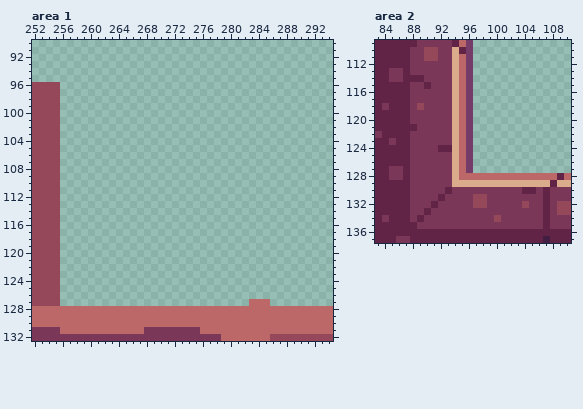
Two states of a pixel-art file, assets/gfx/world/World Tileset.aseprite. The picture above is the old version.
640x360 pixels, 1 frame. Shown: area 1: x 252..294, y 90..132; area 2: x 83..110, y 109..137. The commit also changed other parts of the picture, which this record leaves out.
The same view after the edit:
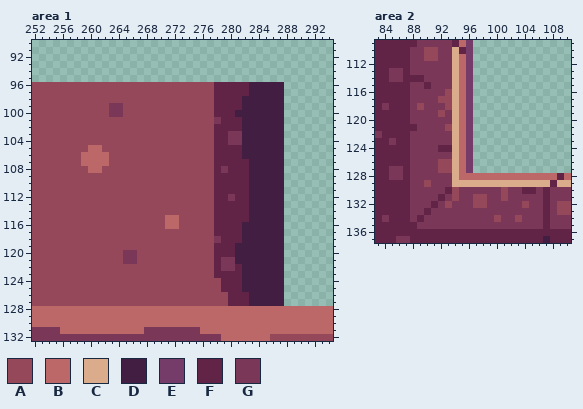
Palette (. is transparent): A #96485b  B #bd6868  C #dbac8c  D #421e42  E #753c6a  F #612447  G #7a3757
Changes in this commit:
Changed rows in their new state; - is an unchanged pixel.
Area 1, layer "FG Tiles":
first column x 256:
 96 AAAAAAAAAAAAAAAAAAAAAAFFFFFDDDDD
 97 AAAAAAAAAAAAAAAAAAAAAAFFFFFDDDDD
 98 AAAAAAAAAAAAAAAAAAAAAAFFFFDDDDDD
 99 AAAAAAAGGAAAAAAAAAAAAAFFFFDDDDDD
100 AAAAAAAGGAAAAAAAAAAAAAFFFDDDDDDD
101 AAAAAAAAAAAAAAAAAAAAAAGFFFDDDDDD
102 AAAAAAAAAAAAAAAAAAAAAAFFFFDDDDDD
103 AAAAAAAAAAAAAAAAAAAAAAFFGGDDDDDD
104 AAAAAAAAAAAAAAAAAAAAAAFFGGDDDDDD
105 AAAABBAAAAAAAAAAAAAAAAFFFFDDDDDD
106 AAABBBBAAAAAAAAAAAAAAAFFFFDDDDDD
107 AAABBBBAAAAAAAAAAAAAAAFFFFFDDDDD
108 AAAABBAAAAAAAAAAAAAAAAFGFFFDDDDD
109 AAAAAAAAAAAAAAAAAAAAAAFFFFFDDDDD
110 AAAAAAAAAAAAAAAAAAAAAAFFFFFDDDDD
111 AAAAAAAAAAAAAAAAAAAAAAFFFFFDDDDD
112 AAAAAAAAAAAAAAAAAAAAAAFFGFFDDDDD
113 AAAAAAAAAAAAAAAAAAAAAAFFFFFDDDDD
114 AAAAAAAAAAAAAAAAAAAAAAFFFFFDDDDD
115 AAAAAAAAAAAAAAABBAAAAAFFFFFDDDDD
116 AAAAAAAAAAAAAAABBAAAAAFFFFDDDDDD
117 AAAAAAAAAAAAAAAAAAAAAAFFFFDDDDDD
118 AAAAAAAAAAAAAAAAAAAAAAGFFFDDDDDD
119 AAAAAAAAAAAAAAAAAAAAAAFFFDDDDDDD
120 AAAAAAAAAGGAAAAAAAAAAAFFFDDDDDDD
121 AAAAAAAAAGGAAAAAAAAAAAFGGDDDDDDD
122 AAAAAAAAAAAAAAAAAAAAAAFGGFDDDDDD
123 AAAAAAAAAAAAAAAAAAAAAAFFFFDDDDDD
124 AAAAAAAAAAAAAAAAAAAAAAAFFFDDDDDD
125 AAAAAAAAAAAAAAAAAAAAAAAFFFDDDDDD
126 AAAAAAAAAAAAAAAAAAAAAAAAFFFDDDDD
127 AAAAAAAAAAAAAAAAAAAAAAAAFFFDDDDD
Area 2, layer "FG Tiles":
first column x 92:
116 -A
117 AA
118 -A
119 A-
121 -A
first column x 90:
126 --AA----------
127 --AA----------
129 A-------------
130 ----A------A--
131 ----A------A--
132 ---A----------
134 -------------A
Changed places in both pictures, as pixel boxes (x1, y1, x2, y2):
changed: (60, 82, 284, 306)
changed: (424, 89, 459, 208)
changed: (501, 187, 522, 222)
